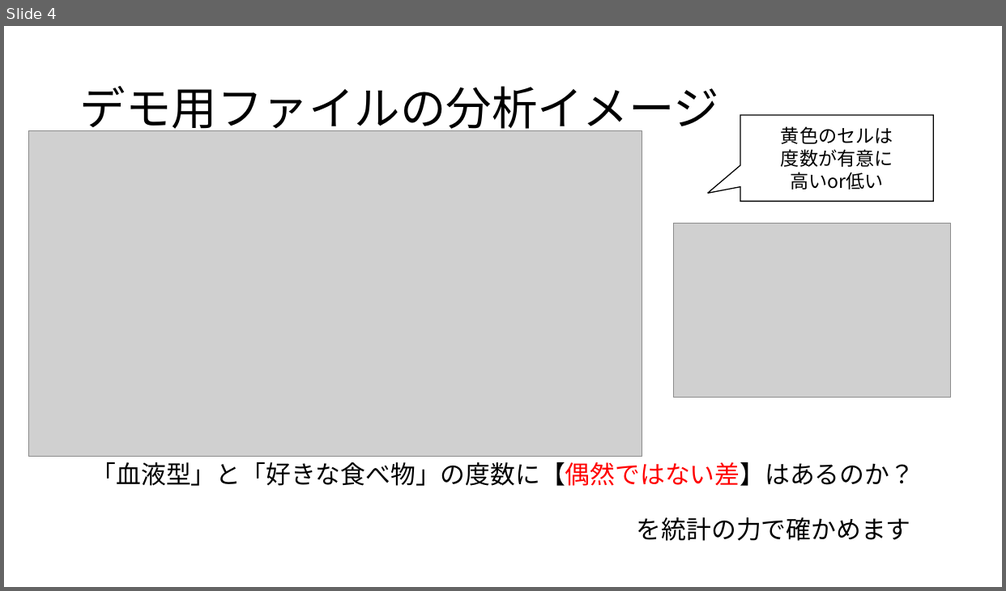
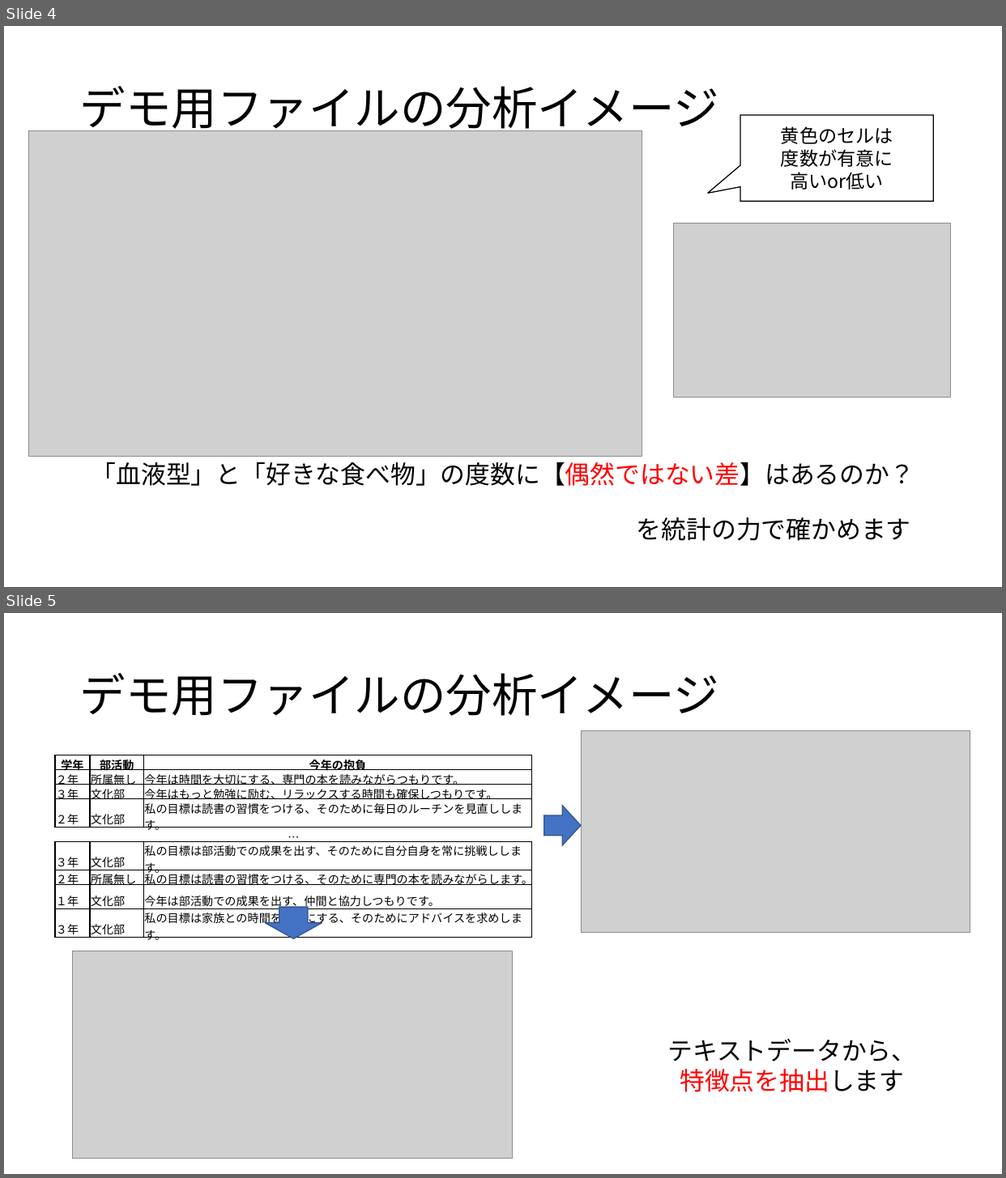
Before and after one commit to itou-daiki/easy_stat, a slide deck: 分析イメージ.pptx. Shown one above the other, each under a label of ours: slide 4 before the commit, slides 4 and 5 after it. The pictures are 1006x591 and 1006x1178 pixels, drawn with LibreOffice and Linux fonts; fonts in the diff are those of the drawing; grey boxes stand for pictures. Boxes give left, top, right and bottom in pixels: in the first picture for what was removed or moved away, otherwise in the second. Text is boxed around its words. In the diff, an @@ line names an element or a change of style, - is before the commit and + after.

```diff
--- a/分析イメージ.pptx
+++ b/分析イメージ.pptx
@@ slide 5 added at [4, 613, 1002, 1174], background #FFFFFF @@
@@ title added at [80, 673, 719, 716], 44 pt, text #000000 @@
+デモ用ファイルの分析イメージ
@@ picture added at [582, 730, 970, 933] @@
@@ table added at [55, 756, 533, 943], 9 rows, 3 columns @@
+学年 | 部活動 | 今年の抱負
+２年 | 所属無し | 今年は時間を大切にする、専門の本を読みながらつもりです。
+３年 | 文化部 | 今年はもっと勉強に励む、リラックスする時間も確保しつもりです。
+２年 | 文化部 | 私の目標は読書の習慣をつける、そのために毎日のルーチンを見直しします。
+… |  | 
+３年 | 文化部 | 私の目標は部活動での成果を出す、そのために自分自身を常に挑戦しします。
+２年 | 所属無し | 私の目標は読書の習慣をつける、そのために専門の本を読みながらします。
+１年 | 文化部 | 今年は部活動での成果を出す、仲間と協力しつもりです。
+３年 | 文化部 | 私の目標は家族との時間を大切にする、そのためにアドバイスを求めします。
@@ right arrow added at [544, 806, 582, 845], fill #4472C4, outline #325491 1 pt @@
@@ down arrow added at [266, 907, 322, 939], fill #4472C4, outline #325491 1 pt @@
@@ picture added at [73, 952, 513, 1159] @@
@@ text added at [667, 1039, 916, 1093], 24 pt, text #000000 @@
+テキストデータから、
+特徴点を抽出します
```
Also in this commit, not shown: 2 other files.
